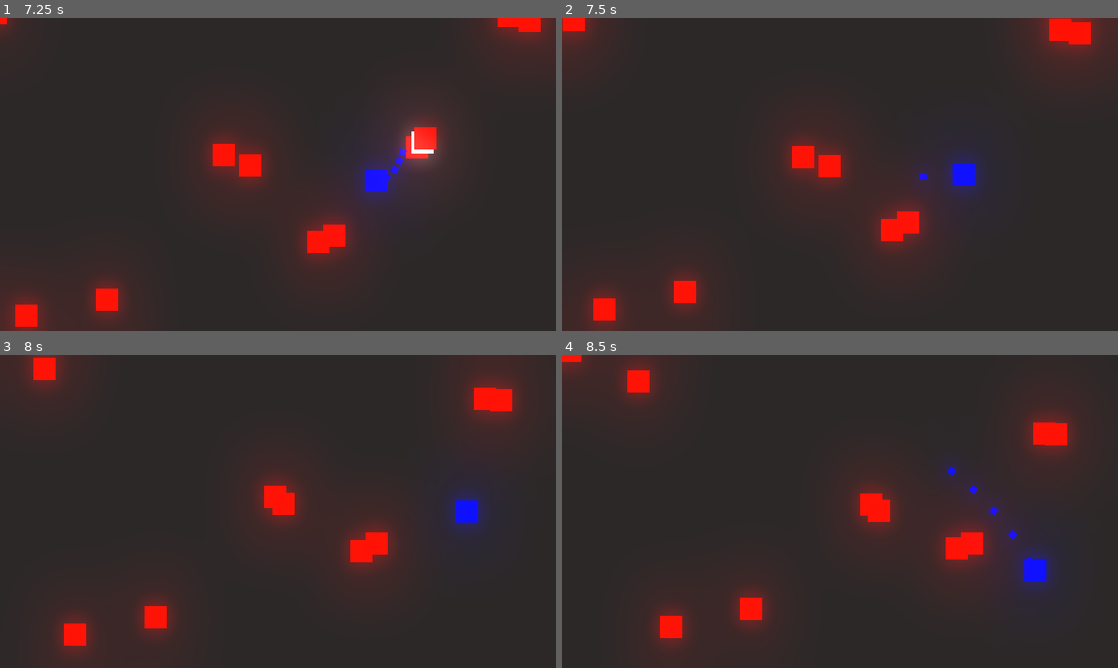
Above: before the commit, frames 1-4 (two rows, left to right).
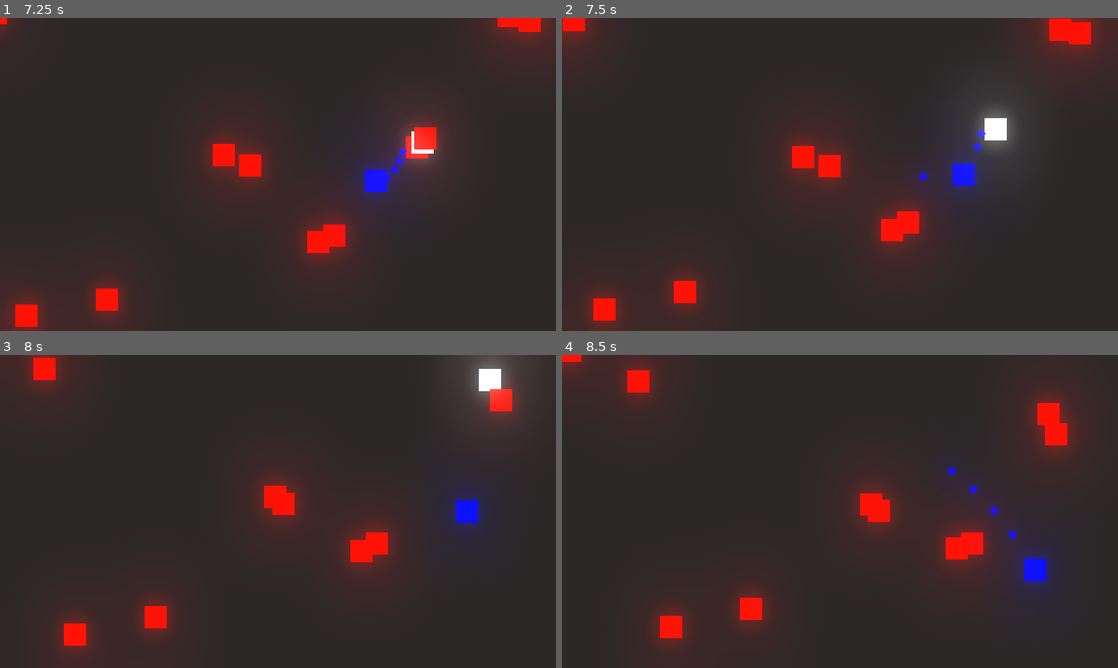
Above: after the commit, the same moments.

Repository: Daniel5772/Programmieren_Note
Game: Godot game, scene res://Level/Level 1.tscn
The game is run twice, just before and just after one commit, with the same random seed, the same clock (stepped at 60 frames per second) and the same inputs.
Inputs (mouse positions are in pixels of both pictures, inside the frame that each line leads up to):
- Up to frame 1 (7.25 s): tap Enter at 0.5 s; move the mouse to (400, 158) at 0.52 s; press the mouse at (400, 158) at 0.53 s; hold D (move_right) 0.53-1.28 s; move the mouse to (166, 190) at 1.27 s; release the mouse at (166, 190) at 1.28 s; hold S (move_down) 1.28-2.03 s; click (166, 190) at 1.35 s; move the mouse to (333, 105) at 2.02 s; press the mouse at (333, 105) at 2.03 s; hold D (move_right) 2.03-2.78 s; move the mouse to (250, 237) at 2.77 s; release the mouse at (250, 237) at 2.78 s; hold W (move_up) 2.78-3.53 s; click (250, 237) at 2.85 s; move the mouse to (444, 221) at 3.52 s; press the mouse at (444, 221) at 3.53 s; hold A (move_left) 3.53-5.03 s; move the mouse to (111, 127) at 4.27 s; release the mouse at (111, 127) at 4.28 s; click (111, 127) at 4.35 s; move the mouse to (305, 174) at 5.02 s; press the mouse at (305, 174) at 5.03 s; hold S (move_down) 5.03-5.78 s; move the mouse to (194, 96) at 5.77 s; release the mouse at (194, 96) at 5.78 s; hold D (move_right) 5.78-6.53 s; click (194, 96) at 5.85 s; move the mouse to (400, 158) at 6.52 s; press the mouse at (400, 158) at 6.53 s; hold W (move_up) from 6.53 s (still down)
- Up to frame 2 (7.5 s): move the mouse to (728, 190) at 7.27 s; release W (move_up) at 7.28 s; release the mouse at (728, 190) at 7.28 s; hold D (move_right) from 7.28 s (still down); click (728, 190) at 7.35 s
- Up to frame 3 (8 s): keep holding D (move_right)
- Up to frame 4 (8.5 s): move the mouse to (895, 442) at 8.02 s; release D (move_right) at 8.03 s; press the mouse at (895, 442) at 8.03 s; hold S (move_down) from 8.03 s (still down)

Frame 1 is identical in both runs. In frame 2, 1.0% of the frame differs, in the area x 73-82%, y 27-44%; in frame 3, 1.2%, in the area x 84-93%, y 0-19%; in frame 4, 0.5%.

Commit message:
Bub fixed

Diff:
--- a/PLayer/enemy.gd
+++ b/PLayer/enemy.gd
@@ -26,7 +26,7 @@
 
 func _on_Hitbox_area_entered(area):
 
-	if area.is_in_group("Enemy_damager"):
+	if area.is_in_group("Enemy_damager") and stun == false:
 
 		modulate = Color.white
 		velocity = -velocity * knockback
